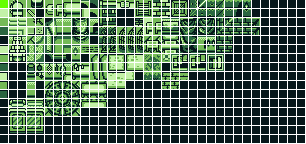
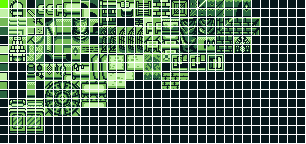
The second (306, 144) image is a revision of the first. Changes to its layers:
painted on "castle.png" over left=27, top=0, right=251, bottom=53
